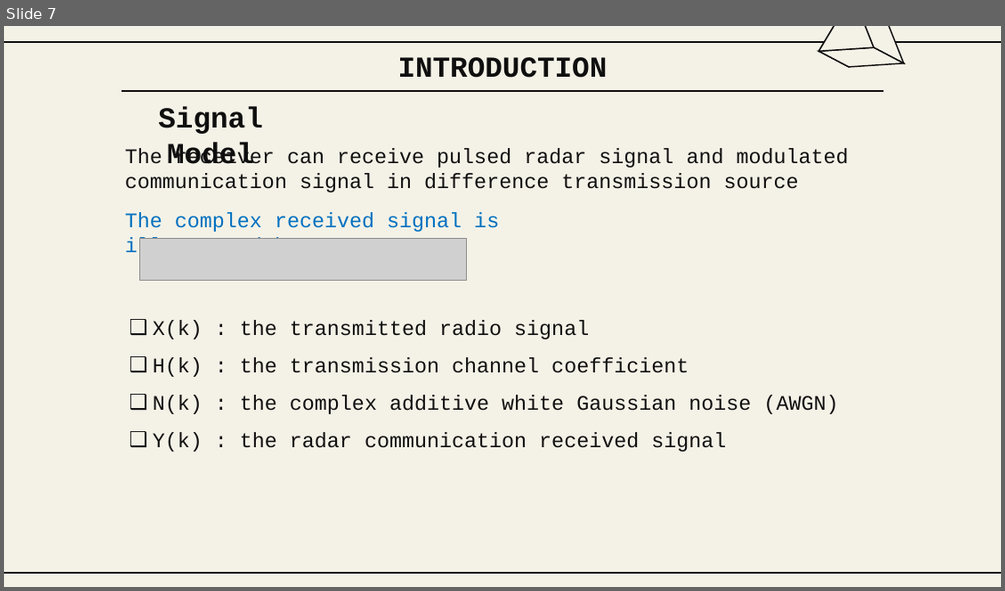
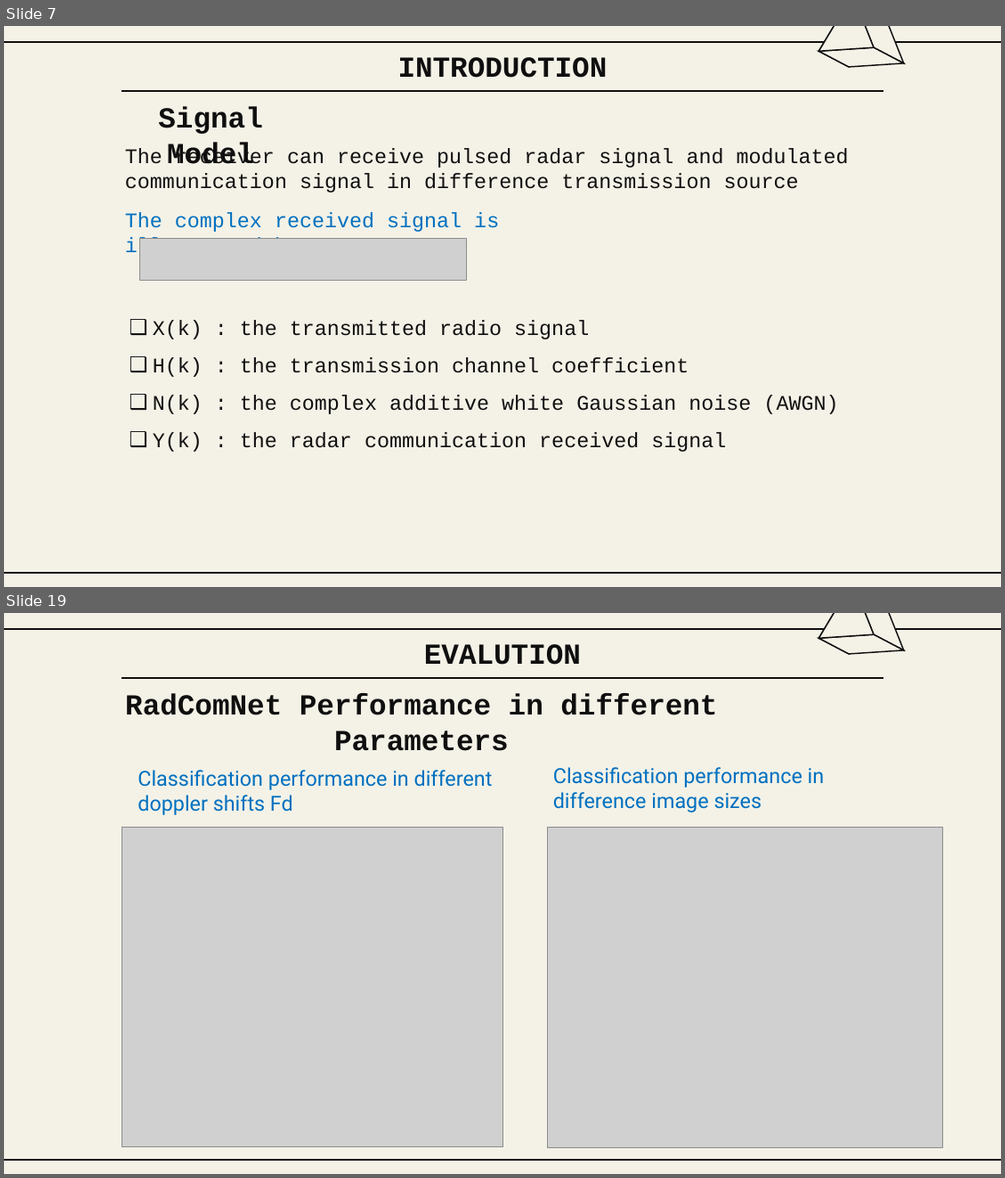
Before and after one commit to Winxkin/hcmute_master, a slide deck: semeter1/DSP/Final_HND.PPTX. Shown one above the other, each under a label of ours: slide 7 before the commit, slides 7 and 19 after it; the slides between them are not shown. The pictures are 1005x591 and 1005x1178 pixels, drawn with LibreOffice and Linux fonts; fonts in the diff are those of the drawing; grey boxes stand for pictures; background and template pictures are left out. Boxes give left, top, right and bottom in pixels: in the first picture for what was removed or moved away, otherwise in the second. Text is boxed around its words. In the diff, an @@ line names an element or a change of style, - is before the commit and + after.

```diff
--- a/semeter1/DSP/Final_HND.PPTX
+++ b/semeter1/DSP/Final_HND.PPTX
@@ slide 19 added at <box>4,613,1001,1174</box>, background #F4F2E7; not listed: 2 template elements that a slide beside it also shows @@
@@ group added at <box>819,613,905,654</box>: 4 freeform shapes @@
@@ title added at <box>424,644,581,665</box>, 28 pt, text #100F0F, bold @@
+EVALUTION
@@ line added from (121, 678) to (883, 678), #100F0F 1.5 pt @@
@@ text added at <box>125,694,717,751</box>, 28 pt, text #100F0F, bold @@
+RadComNet Performance in different Parameters
@@ text added at <box>138,770,493,815</box>, 20 pt, text #0070C0 @@
+Classification performance in different doppler shifts Fd
@@ text added at <box>553,767,825,812</box>, 20 pt, text #0070C0 @@
+Classification performance in difference image sizes
@@ picture added at <box>121,827,502,1147</box> @@
@@ picture added at <box>548,827,943,1148</box> @@
@@ line added from (121, 1159) to (883, 1159), #100F0F 1.5 pt @@
```
Also in this commit, not shown: 2 slides changed, 16 other slides added, 2 other files.
